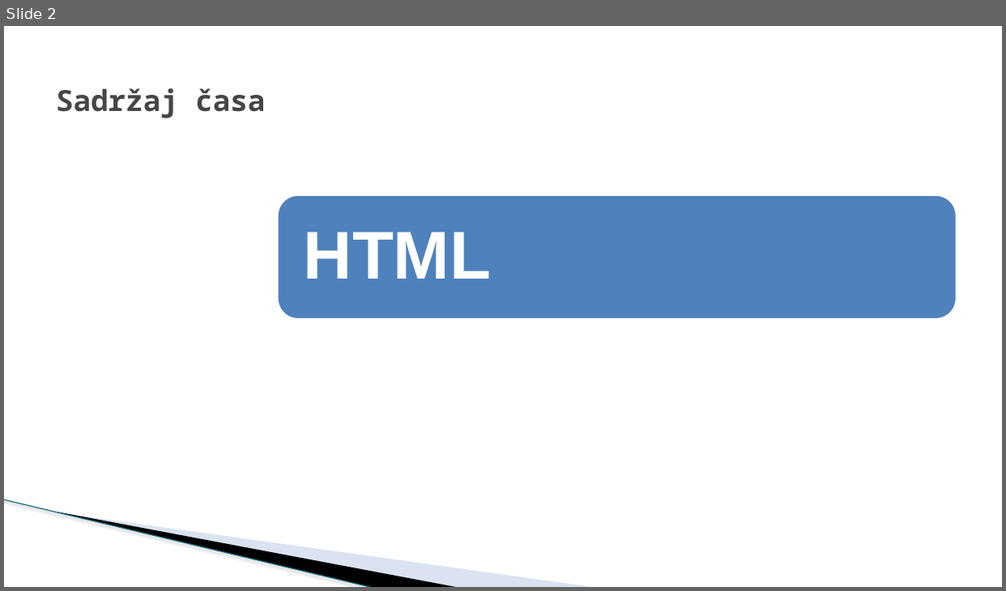
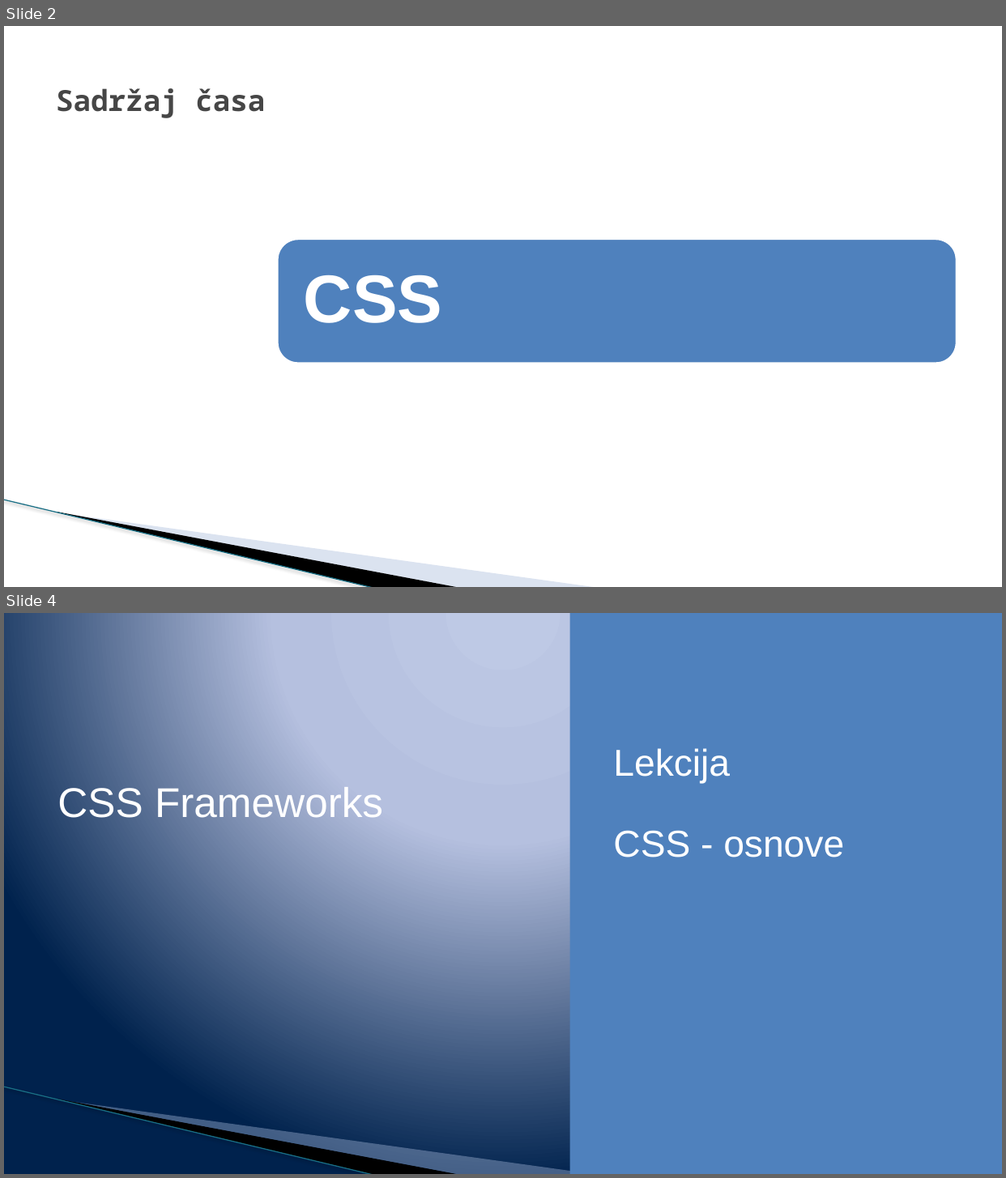
Before and after one commit to todalexcode/kurs-front-end, a slide deck: sesija-23/PPT/Front-End Developer-23.pptx. Shown one above the other, each under a label of ours: slide 2 before the commit, slides 2 and 4 after it; the slides between them are not shown. The pictures are 1006x591 and 1006x1178 pixels, drawn with LibreOffice and Linux fonts; fonts in the diff are those of the drawing; background and template pictures are left out. Boxes give left, top, right and bottom in pixels: in the first picture for what was removed or moved away, otherwise in the second. Text is boxed around its words. In the diff, an @@ line names an element or a change of style, - is before the commit and + after.

```diff
--- a/sesija-23/PPT/Front-End Developer-23.pptx
+++ b/sesija-23/PPT/Front-End Developer-23.pptx
@@ slide 4 added at [4,613,1002,1174], background gradient #BFC9E5 to #B5C0E0 to #00234D; not listed: 3 template elements that a slide beside it also shows @@
@@ rectangle added at [570,613,1002,1174], fill #4F81BD @@
@@ text added at [613,748,844,858], 36 pt, text #FFFFFF @@
+Lekcija
+CSS - osnove
@@ title added at [57,785,383,826], 40 pt, text #FFFFFF @@
+CSS Frameworks
@@ slide 2 changed as well @@
@@ rounded rectangle: place and size @@
-rounded rectangle at [277,195,957,319]
+rounded rectangle at [277,239,957,364]
@@ text removed at [304,232,491,279] @@
-HTML
@@ text added at [304,275,442,323], 65 pt, text #FFFFFF, bold @@
+CSS
```
Also in this commit, not shown: 1 other slide changed, 11 other slides added, 2 slides removed, 34 other files.
